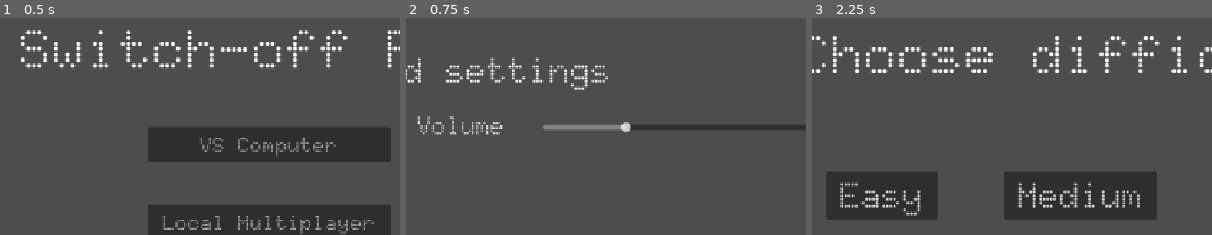
Above: before the commit, frames 1-3 (left to right).
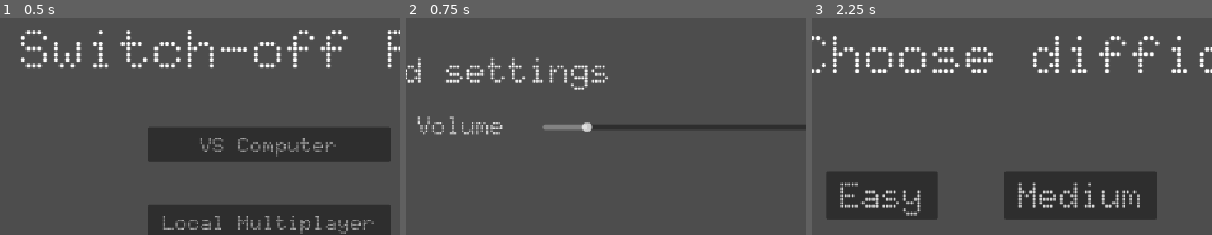
Above: after the commit, the same moments.

Repository: SpykieLucilius/Switch-Off-Pong
Game: Godot game, scene res://scenes/menus/start_screen.tscn
Two runs of this game, one before a commit and one after it. Both use one fixed random seed, a clock stepped at 60 frames per second and the inputs below.
Inputs:
- Up to frame 1 (0.5 s): no input
- Up to frame 2 (0.75 s): click "Settings" at 0.5 s
- Up to frame 3 (2.25 s): click "Back" at 1.25 s; click "VS Computer" at 2 s
The pictures show only the part of the screen within x 16-66%, y 22-72%; the shares and areas given below are measured in that part.

Frame 1 is identical in both runs. In frame 2, 0.4% of the frame differs, in the area x 44-57%, y 47-53%; in frame 3, nothing differs.

Commit message:
fix volume bug

Diff:
--- a/scripts/menus/game_manager.gd
+++ b/scripts/menus/game_manager.gd
@@ -3,7 +3,7 @@
 var game_mode = "multiplayer"
 var difficulty = "normal"
 var _sfx_player: AudioStreamPlayer
-var sfx_volume = 0.2
+var sfx_volume = 0.1
 
 func play_sfx(stream: AudioStream):
     if _sfx_player == null:
@@ -12,3 +12,6 @@
         _sfx_player.bus = "SFX"
     _sfx_player.stream = stream
     _sfx_player.play()
+
+func _ready():
+    AudioServer.set_bus_volume_db(AudioServer.get_bus_index("SFX"), linear_to_db(sfx_volume))
--- a/scripts/menus/settings_screen.gd
+++ b/scripts/menus/settings_screen.gd
@@ -7,7 +7,7 @@
 	sfx_slider.min_value = 0.0
 	sfx_slider.max_value = 1.0
 	sfx_slider.step = 0.01
-	sfx_slider.value = GameManager.sfx_volume
+	sfx_slider.set_value_no_signal(GameManager.sfx_volume)
 
 func _on_sfx_sound_slider_value_changed(value: float):
 	AudioServer.set_bus_volume_db(AudioServer.get_bus_index("SFX"), linear_to_db(value))
